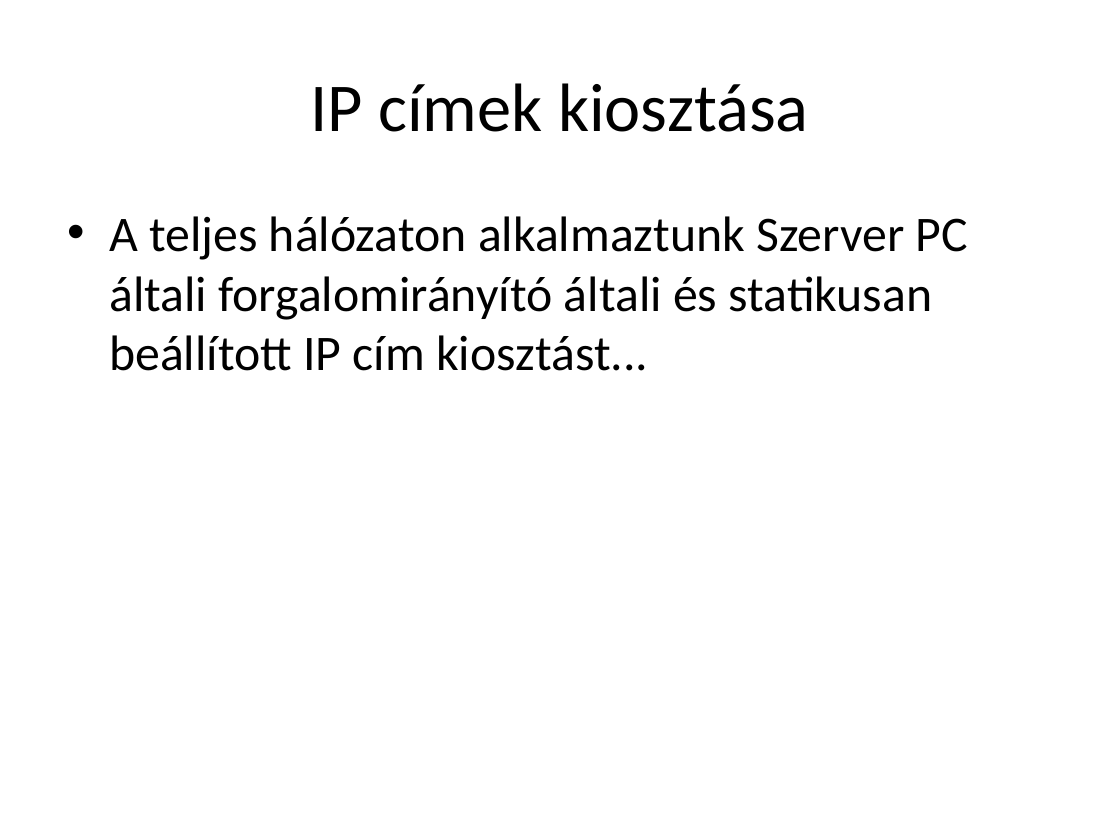
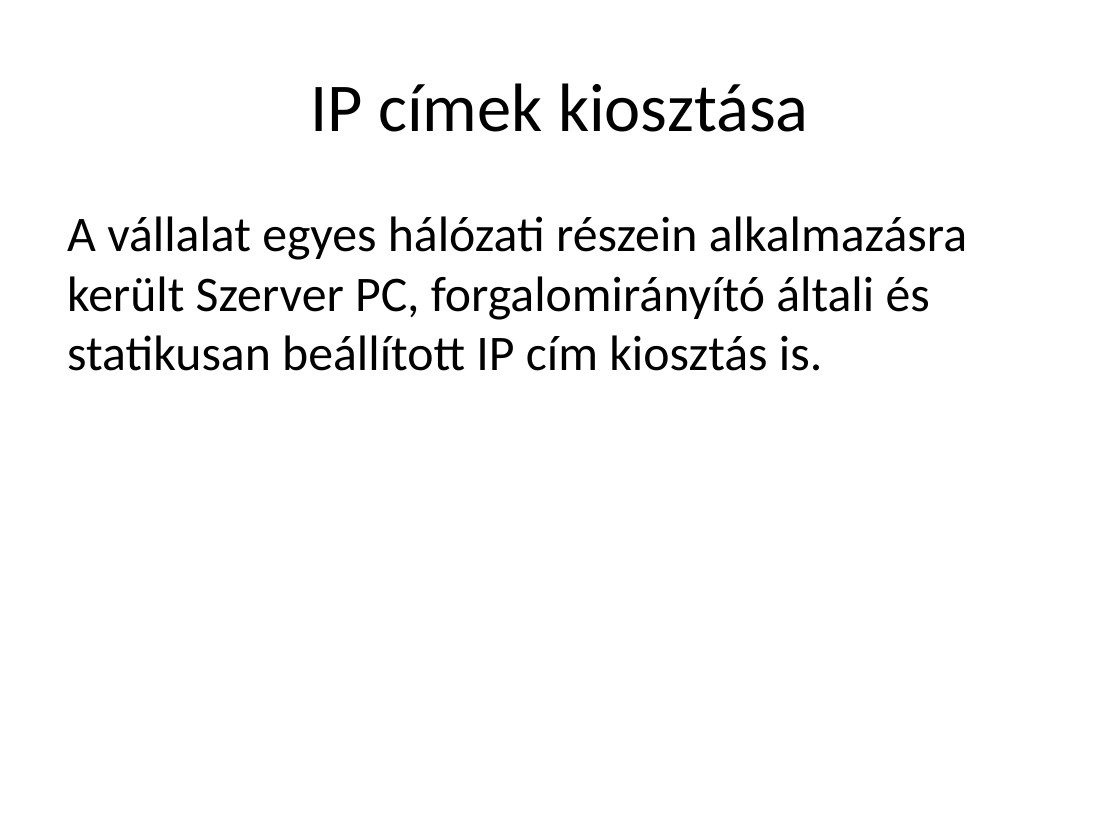
Before and after one commit to LocskaG/Uzemelteto_vizsgaremek_2024, a slide deck: slide 8 of BEMUTATÓ/Halozattervezesi_vizsgaremek_ppt.pptx (slide 7 before the commit). Drawn at 1120x840 pixels with LibreOffice and Linux fonts; fonts in the diff are those of the drawing. Boxes give left, top, right and bottom in pixels: in the first picture for what was removed or moved away, otherwise in the second. Text is boxed around its words. In the diff, an @@ line names an element or a change of style, - is before the commit and + after.

```diff
--- a/BEMUTATÓ/Halozattervezesi_vizsgaremek_ppt.pptx
+++ b/BEMUTATÓ/Halozattervezesi_vizsgaremek_ppt.pptx
@@ text at (67, 216, 967, 371): text changed @@
-• A teljes hálózaton alkalmaztunk Szerver PC általi forgalomirányító általi és statikusan beállított IP cím kiosztást...
+A vállalat egyes hálózati részein alkalmazásra került Szerver PC, forgalomirányító általi és statikusan beállított IP cím kiosztás is.
```
Also in this commit, not shown: 12 other slides changed, 2 slides added, 5 slides removed.
